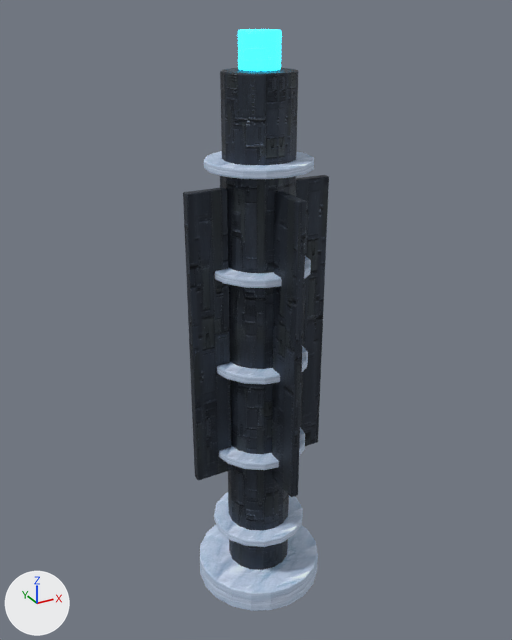
An edit to the glTF model game/assets/world/aetherfall/ice_planet/cryo_pylon.glb, drawn before and after from the same camera.
Before and after are seen from a camera (50 mm lens) standing at (-5.75, -10.33, 10.94) and looking at (0.03, 0.17, 5.69). Arrows for +X, +Y and +Z are at lower left; the lights stay in place. The first picture is the older version. Where no turn or scale is listed for an object, it has been applied to the vertices.

The first picture shows 'PylonBase', 'PylonBeacon', 'PylonFin_0', 'PylonFin_1.5707963267948966', 'PylonFin_4.71238898038469', 'PylonRing_1.4', 'PylonRing_3.2', 'PylonRing_5.0', 'PylonRing_6.8', 'PylonRing_8.6', 'PylonShaft'.
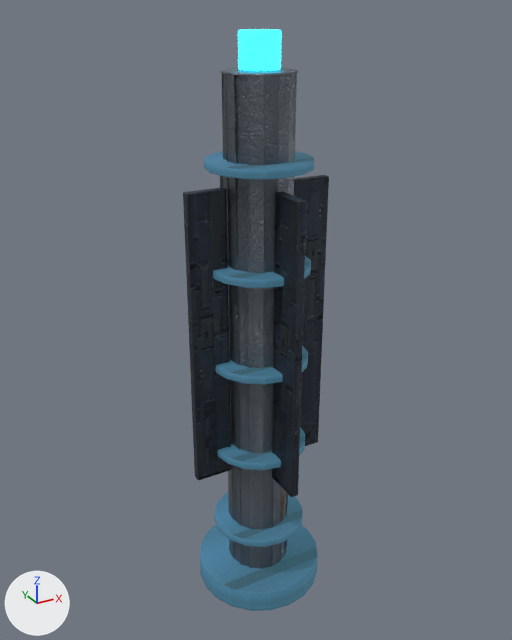
The change, as a diff of the scene's bpy script:
```diff
--- a/game/assets/world/aetherfall/ice_planet/cryo_pylon.glb.py
+++ b/game/assets/world/aetherfall/ice_planet/cryo_pylon.glb.py
@@ img_aetherfall_metal_orm @@
+img_aetherfall_metal_orm = load_image('aetherfall_metal_orm', '../textures/85e99240449c53a4f75b5f6f448612adc71449d9810deae76918566991aa6568.png', 1024, 1024, 'Non-Color')
@@ img_aetherfall_metal_normal @@
+img_aetherfall_metal_normal = load_image('aetherfall_metal_normal', '../textures/e8e01357870d7effc84b8b922359332c5ca448643ae98a3befd635813364aaea.png', 1024, 1024, 'Non-Color')
@@ img_aetherfall_metal @@
+img_aetherfall_metal = load_image('aetherfall_metal', '../textures/71346d87ab1bbead25b4256899548a92183962303db313d972675f525523e3cc.png', 1024, 1024, 'sRGB')
@@ img_aetherfall_ice_rock @@
+img_aetherfall_ice_rock = load_image('aetherfall_ice_rock', '../textures/ac6bbce606991f052aa0c13ab6491d484545011bfa6d11eaa19e6a9fc4f4f153.png', 1024, 1024, 'sRGB')
@@ img_aetherfall_ice_rock_normal @@
+img_aetherfall_ice_rock_normal = load_image('aetherfall_ice_rock_normal', '../textures/b5ec3e98b60a20e1efae39523cf12f18ef3c3395720c22e614825c2b051fcc71.png', 1024, 1024, 'Non-Color')
@@ img_aetherfall_ice_rock_orm @@
+img_aetherfall_ice_rock_orm = load_image('aetherfall_ice_rock_orm', '../textures/60f3253fc2a9216c3cf6bca8a4258cedc6c81b87fda1be5bc1762b35336d80a5.png', 1024, 1024, 'Non-Color')
@@ mat_blueiceshadow @@
 mat_blueiceshadow = bpy.data.materials.new('BlueIceShadow')
-# nodes: BsdfPrincipled, NormalMap, OutputMaterial, SeparateColor, TexImage x3
-# uses the picture img_aether_ice
-# uses the picture img_aether_ice_normal
-# uses the picture img_aether_ice_orm
+# nodes: BsdfPrincipled, Mapping x3, NormalMap, OutputMaterial, SeparateColor, TexImage x3, UVMap x3
+# colours: dark cyan #305561
+# uses the picture img_aetherfall_ice_rock
+# uses the picture img_aetherfall_ice_rock_normal
+# uses the picture img_aetherfall_ice_rock_orm
@@ mat_archivesteel @@
 mat_archivesteel = bpy.data.materials.new('ArchiveSteel')
-# nodes: BsdfPrincipled, NormalMap, OutputMaterial, SeparateColor, TexImage x3
-# uses the picture img_aether_citadel_metal
-# uses the picture img_aether_citadel_metal_normal
-# uses the picture img_aether_citadel_metal_orm
+# nodes: BsdfPrincipled, Mapping x3, NormalMap, OutputMaterial, SeparateColor, TexImage x3, UVMap x3
+# uses the picture img_aetherfall_metal
+# uses the picture img_aetherfall_metal_normal
+# uses the picture img_aetherfall_metal_orm
```

Pixel boxes (x1, y1, x2, y2) of what changed, in the pictures (512 x 640 px):
'PylonShaft', surface changed
    both: (220, 68, 298, 569)
'PylonBase', surface changed (darker)
    both: (200, 525, 318, 611)
'PylonRing_1.4', surface changed (darker)
    both: (214, 492, 303, 547)
'PylonRing_8.6', surface changed (darker)
    both: (204, 151, 314, 179)
'PylonRing_6.8', surface changed (darker)
    both: (215, 256, 311, 288)
'PylonRing_5.0', surface changed (darker)
    both: (217, 346, 308, 384)
'PylonRing_3.2', surface changed (darker)
    both: (219, 427, 305, 470)
